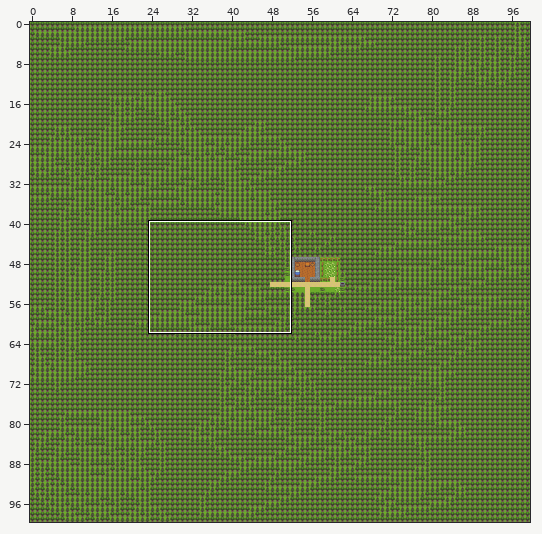
One commit to this Tiled map (JSON): assets/tiled/map-1.json. Above: a wide view before the commit, with the close-up outlined.
Close-up. Before the edit:
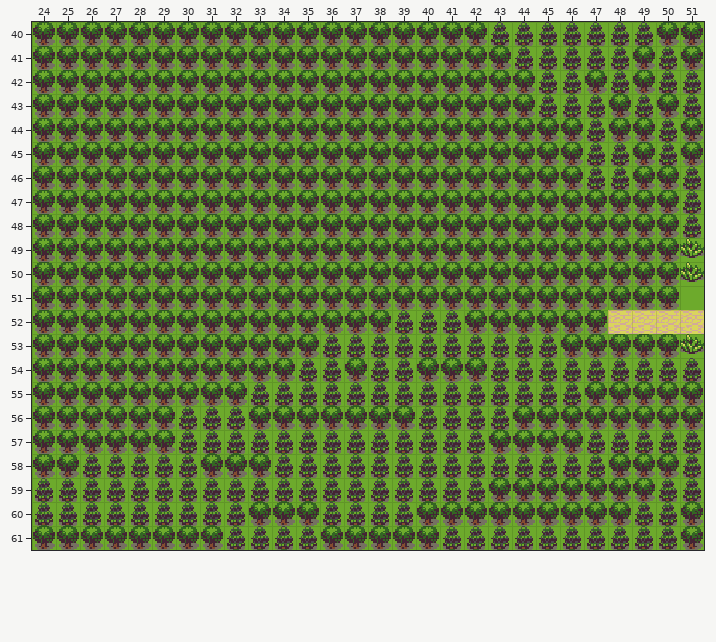
Cells are 16x16 px. Shown: x 24..51, y 40..61. The commit also changed other parts of the map, which this record leaves out.
New version:
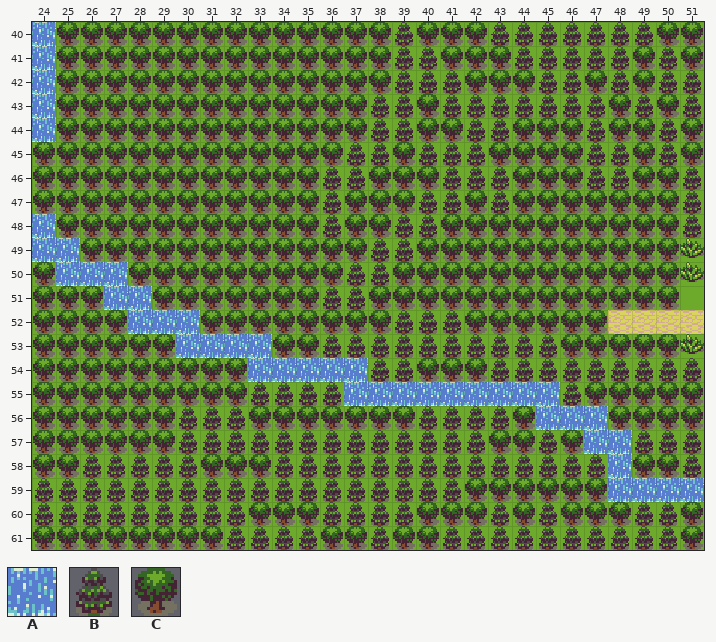
Key: from "basictiles": A 21, B 30, C 38.
_ is an empty cell.
Diff:
Layer "forest":
y 40: x 24 C -> A; x 39 C -> B
y 41: x 24 C -> A; x 39..40 CC -> BB
y 42: x 24 C -> A; x 39..41 CCC -> BBB
y 43: x 24 C -> A; x 38..39 CC -> BB; x 41..44 CCCC -> BBBB
y 44: x 24 C -> A; x 38..39 CC -> BB; x 42..43 CC -> BB
y 45: x 37..38 CC -> BB; x 40..42 CCC -> BBB
y 46: x 36..37 CC -> BB; x 41..43 CCC -> BBB
y 47: x 36 C -> B; x 40..41 CC -> BB; x 43 C -> B
y 48: x 24 C -> A; x 36 C -> B; x 39..40 CC -> BB
y 49: x 24..25 CC -> AA; x 38..39 CC -> BB
y 50: x 25..27 CCC -> AAA; x 37..38 CC -> BB
y 51: x 27..28 CC -> AA; x 36..37 CC -> BB
y 52: x 28..30 CCC -> AAA
y 53: x 30..33 CCCC -> AAAA
y 54: x 33..37 CCBBC -> AAAAA
y 55: x 37..45 BBBBBBBBB -> AAAAAAAAA
y 56: x 45..47 CCC -> AAA
y 57: x 45 C -> B; x 47..48 BB -> AA
y 58: x 48 C -> A
y 59: x 42 B -> C; x 48..51 CCBB -> AAAA
y 60: x 43 C -> B; x 45 C -> B
y 61: x 38 C -> B
Pixel boxes of the changes (left, top, right, bottom) in both close-ups:
changed: (32, 22, 704, 526)
changed: (369, 526, 391, 550)
